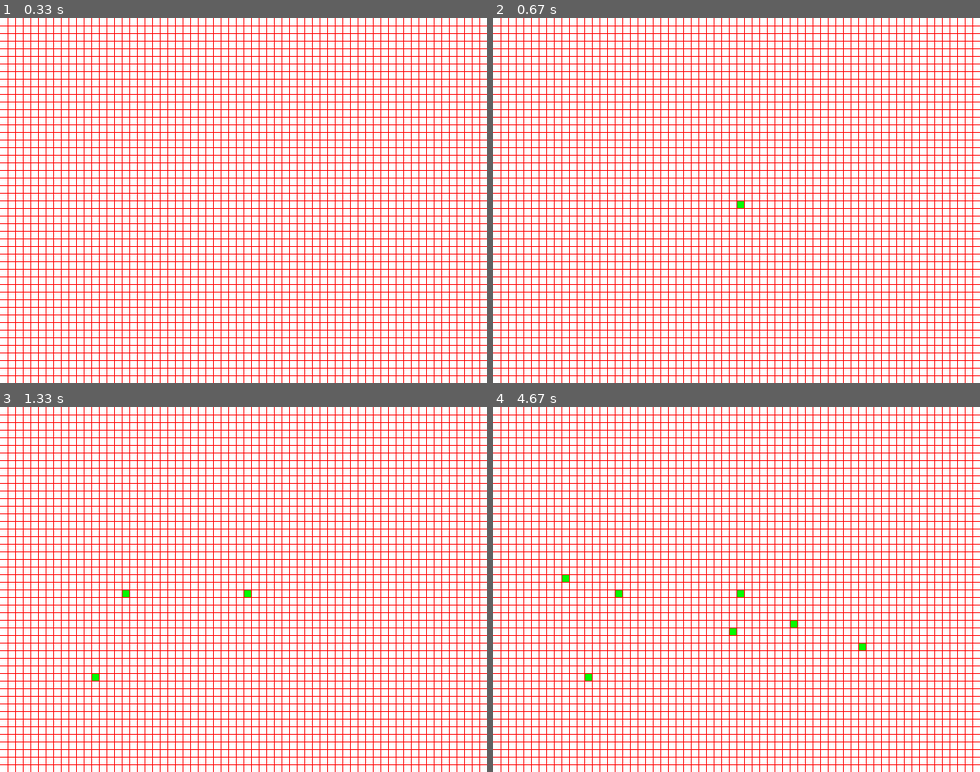
Above: before the commit, frames 1-4 (two rows, left to right).
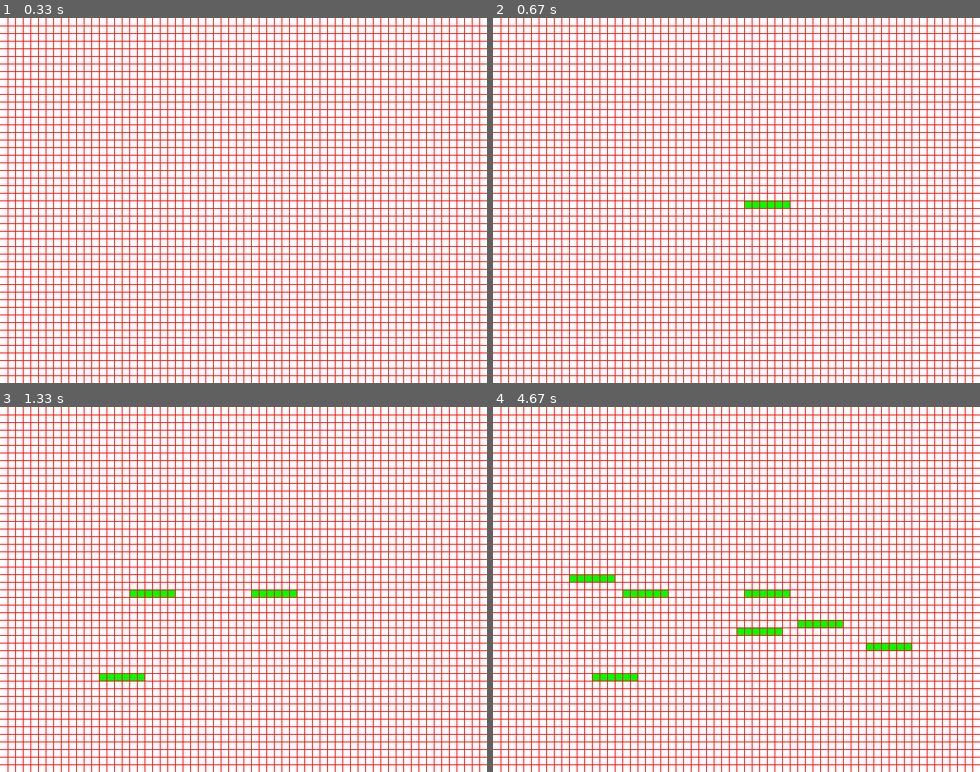
Above: after the commit, the same moments.

Repository: The-XSS-Rat/rctPySim
Game: pygame game, started from pyGame-1.py
Same seed, same stepped clock (60 frames per second), same inputs: the game is played once before the commit and once after it. The source is Python 2; it was converted automatically to run under Python 3.
Inputs (mouse positions are in pixels of both pictures, inside the frame that each line leads up to):
- Up to frame 1 (0.33 s): no input
- Up to frame 2 (0.67 s): click (736, 200) at 0.38 s
- Up to frame 3 (1.33 s): click (126, 593) at 0.72 s; click (92, 673) at 1.17 s
- Up to frame 4 (4.67 s): move the mouse to (794, 622) at 1.47 s; click (794, 622) at 1.75 s; move the mouse to (561, 578) at 2.17 s; click (561, 578) at 2.52 s; move the mouse to (736, 633) at 3 s; click (736, 633) at 3.4 s; move the mouse to (863, 647) at 3.93 s; click (863, 647) at 4.38 s

Frame 1 is identical in both runs. In frame 2, 0.2% of the frame differs, in the area x 50-61%, y 50-53%; in frame 3, 0.6%; in frame 4, 1.3%, in the area x 14-86%, y 46-75%.

Commit message:
Committer: = <heilla> Added class system for skeleton structure TODO in next commit: - Split into multiple files for class system - Split up attraction choosing process

Diff:
--- a/pyGame-1.py
+++ b/pyGame-1.py
@@ -18,11 +18,19 @@
         pygame.display.flip()
         done = 0
 
-def fillSquare(event,amount=1):
-    xp = (event.pos[0]/10)*10+1  #0 is the x position
-    yp = (event.pos[1]/10)*10+1  #1 is the y position
+def fillSquare(event):
+    attr1 = Attraction(5,5)
+
+    xp = (event.pos[0]/10)*10+1 #0 is the x position
+    yp = (event.pos[1]/10)*10+1 #1 is the y position
     rectange = (xp,yp,10,10)
-    pygame.draw.rect(screen, (0, 255, 0), (xp, yp, 9, 9))
+
+    i=0
+    while i <= attr1.getWidth():
+        xp += 10
+        pygame.draw.rect(screen, (0, 255, 0), (xp, yp, 9, 9))
+        i+=1
+
     pygame.display.flip()
 
 #The main loop
@@ -64,5 +72,22 @@
                  print e.pos
         if done:
             break
+
+#Attraction class
+class Attraction:
+	squaresWidth = 4
+	squaresHeight = 4
+	cost = 50
+
+	def __init__(self,width,height):
+		self.squaresHeight = height
+		self.squaresWidth = width
+
+	def getHeight(self):
+		return self.squaresHeight
+
+	def getWidth(self):
+		return self.squaresWidth
+
 if __name__ == "__main__":
    main()
